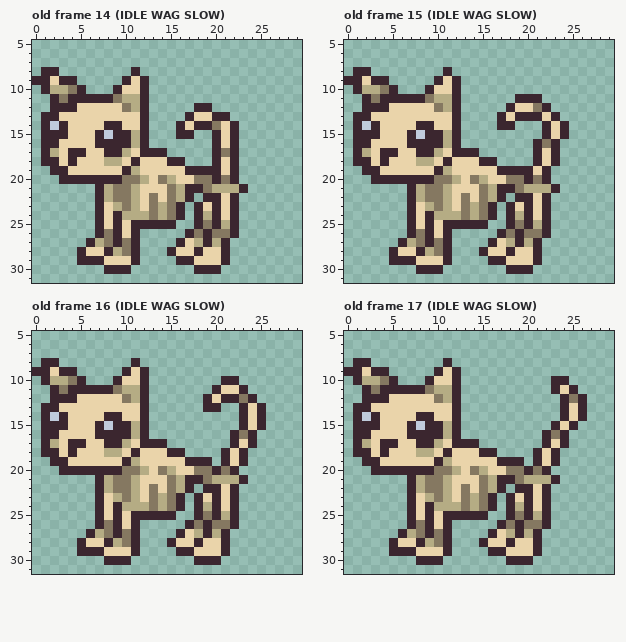
Two states of a pixel-art file, Assets/SpriteCharacters/mittens_cat/mittens.ase. The picture above is the old version.
32x32 pixels, 38 frames. Shown: old frame 14 (IDLE WAG SLOW): x 0..29, y 5..31; old frame 15 (IDLE WAG SLOW): x 0..29, y 5..31; old frame 16 (IDLE WAG SLOW): x 0..29, y 5..31; old frame 17 (IDLE WAG SLOW): x 0..29, y 5..31. The old version is drawn lined up with the new one, on the new canvas. The commit also changed other frames, which this record leaves out.
New version:
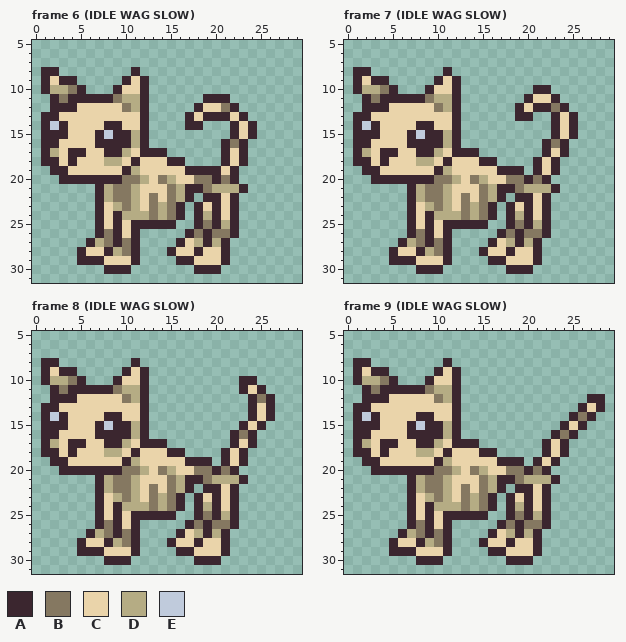
Palette (. is transparent): A #3b262f  B #857861  C #ead4aa  D #b5ac84  E #c0cbdc
Author's note on the commit: finished mittens run animation
Difference:
canvas 32x32 -> 48x32
frames 38 -> 52
Frame 6 (IDLE WAG SLOW) against old frame 14 (IDLE WAG SLOW):
The author put colour A in row 11 at x 19 to 21; in row 12 at x 22; in row 13 at x 23; in rows 14 to 15 at x 24; in rows 16 to 18 at x 23.
Colour B becomes colour A in row 17 at x 21.
Colour C becomes colour A in row 13 at x 19; in row 14 at x 17; in row 16 at x 21; in row 18 at x 21.
The author put colour B in row 12 at x 21.
Colour A becomes colour B in row 16 at x 22.
The author put colour C in row 12 at x 20; in row 13 at x 22; in rows 14 to 15 at x 23.
Colour A becomes colour C in row 12 at x 19; in rows 17 to 18 at x 22.
The edit erases colour A in row 9 at x 0; in row 14 at x 16 and 19; in row 15 at x 16 to 17 and 20; in rows 16 to 18 at x 20.
The edit erases colour B in row 14 at x 20.
The edit erases colour C in rows 14 to 15 at x 21.
Frame 7 (IDLE WAG SLOW) against old frame 15 (IDLE WAG SLOW):
The author put colour A in row 10 at x 21 to 22; in row 11 at x 23; in row 12 at x 24; in rows 13 to 15 at x 25; in rows 16 to 17 at x 24; in row 19 at x 23.
Colour B becomes colour A in row 12 at x 21; in row 16 at x 22.
Colour C becomes colour A in row 12 at x 19; in rows 14 to 15 at x 23; in row 17 at x 22; in row 19 at x 21.
The author put colour B in row 12 at x 23.
Colour A becomes colour B in row 16 at x 23.
The author put colour C in row 11 at x 22; in row 13 at x 24.
Colour A becomes colour C in row 11 at x 21; in rows 14 to 15 at x 24; in row 17 at x 23; in row 19 at x 22.
The edit erases colour A in row 9 at x 0; in row 11 at x 19; in row 12 at x 18; in row 13 at x 17 and 21; in row 14 at x 17 to 18 and 22; in row 15 at x 22.
The edit erases colour A in rows 16 to 17 at x 21; in row 19 at x 20.
The edit erases colour C in row 13 at x 18 and 22.
Frame 8 (IDLE WAG SLOW) against old frame 16 (IDLE WAG SLOW):
The author put colour A in row 10 at x 23 to 24; in row 11 at x 25; in rows 12 to 14 at x 26.
Colour C becomes colour A in rows 13 to 14 at x 24.
The author put colour B in row 12 at x 25.
The author put colour C in row 11 at x 24.
Colour A becomes colour C in rows 13 to 14 at x 25.
The edit erases colour A in row 9 at x 0; in row 10 at x 21 to 22; in row 11 at x 20; in row 12 at x 19 and 21 to 22; in row 13 at x 19 to 20 and 23; in row 14 at x 23.
The edit erases colour B in row 12 at x 23.
The edit erases colour C in row 11 at x 21 to 22; in row 12 at x 20.
Frame 9 (IDLE WAG SLOW) against old frame 17 (IDLE WAG SLOW):
The author put colour A in row 12 at x 27 to 28; in row 13 at x 28; in row 14 at x 27; in row 15 at x 26; in row 16 at x 25; in row 18 at x 24.
Colour B becomes colour A in row 16 at x 23.
Colour C becomes colour A in row 14 at x 25; in row 15 at x 24; in row 18 at x 22.
Colour A becomes colour B in row 14 at x 26; in row 16 at x 24.
The author put colour C in row 13 at x 27.
Colour A becomes colour C in row 15 at x 25; in row 18 at x 23.
The edit erases colour A in row 9 at x 0; in row 10 at x 23 to 24; in row 11 at x 23 and 25; in row 12 at x 24 and 26; in rows 13 to 14 at x 24; in row 15 at x 23.
The edit erases colour A in row 16 at x 22; in row 18 at x 21.
The edit erases colour B in row 12 at x 25.
The edit erases colour C in row 11 at x 24; in row 13 at x 25.
Boxes around the changes in both pictures, in picture pixels (x1, y1, x2, y2):
erased: (32, 76, 41, 85)
changed: (176, 94, 257, 166)
erased: (344, 76, 353, 85)
changed: (497, 85, 578, 175)
erased: (32, 367, 41, 376)
changed: (203, 376, 275, 421)
erased: (344, 367, 353, 376)
changed: (533, 376, 605, 457)
